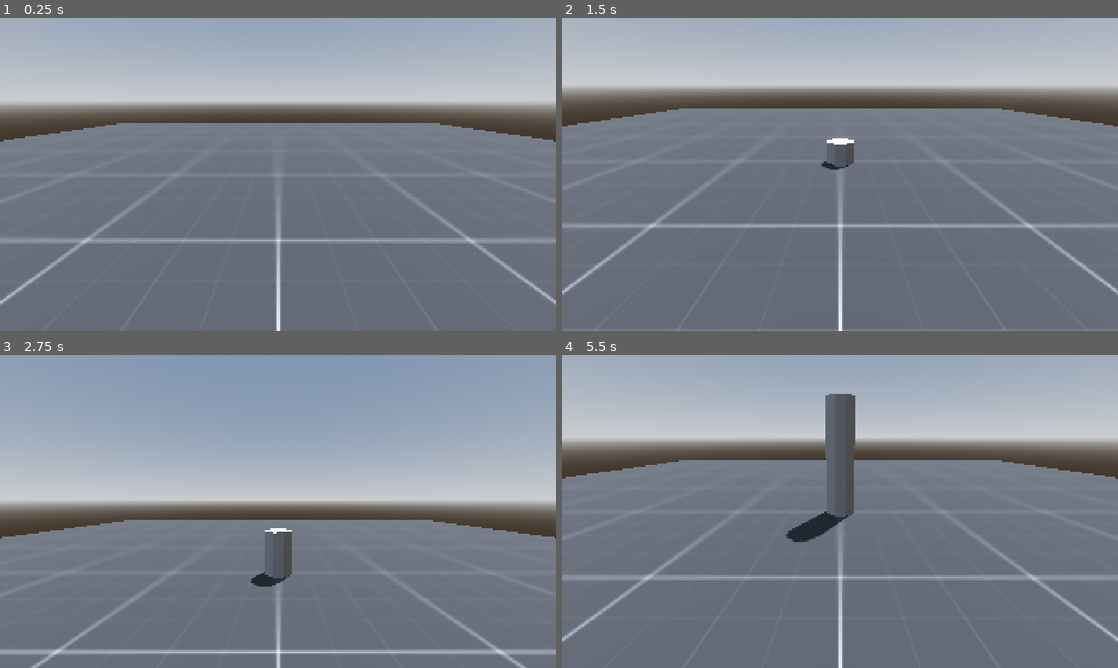
Above: before the commit, frames 1-4 (two rows, left to right).
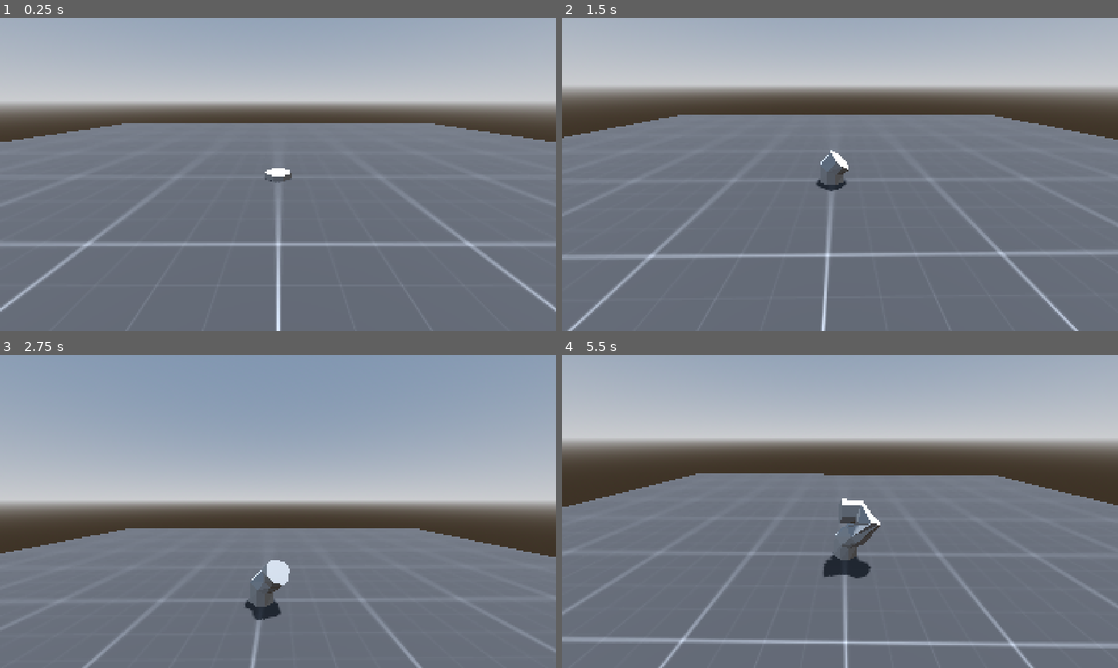
Above: after the commit, the same moments.

Repository: Bartticus/godot-wild-jam-79
Game: Godot game, scene res://Scenes/test_scene.tscn
The game is run twice, just before and just after one commit, with the same random seed, the same clock (stepped at 60 frames per second) and the same inputs.
Inputs (mouse positions are in pixels of both pictures, inside the frame that each line leads up to):
- Up to frame 1 (0.25 s): no input
- Up to frame 2 (1.5 s): tap Enter (ui_accept) at 0.5, 0.77 s; move the mouse to (962, 158) at 0.52 s; hold D (move_right, bound only after the commit) 0.53-1.28 s; move the mouse to (728, 190) at 1.27 s; hold S (move_backward, bound only after the commit) from 1.28 s (still down)
- Up to frame 3 (2.75 s): tap Enter (ui_accept) at 1.52 s; move the mouse to (333, 442) at 2.02 s; release S (move_backward, bound only after the commit) at 2.03 s; hold D (move_right, bound only after the commit) from 2.03 s (still down)
- Up to frame 4 (5.5 s): move the mouse to (812, 574) at 2.77 s; release D (move_right, bound only after the commit) at 2.78 s; hold W (move_forward, bound only after the commit) 2.78-3.53 s; tap Enter (ui_accept) at 3.02, 3.77, 4.52 s; move the mouse to (1006, 558) at 3.52 s; hold A (move_left, bound only after the commit) 3.53-5.03 s; move the mouse to (673, 464) at 4.27 s; move the mouse to (867, 511) at 5.02 s; hold S (move_backward, bound only after the commit) from 5.03 s (still down)

The runs differ from the first frame. In frame 1, 3.3% of the frame differs, in the area x 0-100%, y 33-94%; in frame 2, 7.8%; in frame 3, 7.2%; in frame 4, 13%, in the area x 0-100%, y 12-100%.
Error before the commit: Invalid assignment of property or key 'global_position' with value of type 'Vector3' on a base object of type 'null instance'. (res://Scenes/vine_path.gd:8)

Commit message:
Implemented the initial character controller. * Pressing WASD will influence the direction of the vine growth

Diff:
--- a/Scenes/test_scene.tscn
+++ b/Scenes/test_scene.tscn
@@ -1,8 +1,7 @@
-[gd_scene load_steps=11 format=3 uid="uid://daa66eayx6fl7"]
+[gd_scene load_steps=9 format=3 uid="uid://daa66eayx6fl7"]
 
 [ext_resource type="Texture2D" uid="uid://cuqfj1h0askfm" path="res://Textures/texture_01.png" id="1_r5l72"]
-[ext_resource type="Script" uid="uid://dviq1c6clt7ui" path="res://Scenes/vine_path.gd" id="2_50ct6"]
-[ext_resource type="PackedScene" uid="uid://wmf2eu0uuhrg" path="res://addons/third-person-camera/third_person_camera/ThirdPersonCamera.tscn" id="3_50ct6"]
+[ext_resource type="PackedScene" uid="uid://ckllqa3h6ybt6" path="res://Scenes/vine_path.tscn" id="2_r5l72"]
 
 [sub_resource type="ProceduralSkyMaterial" id="ProceduralSkyMaterial_r5l72"]
 sky_horizon_color = Color(0.662243, 0.671743, 0.686743, 1)
@@ -28,13 +27,6 @@
 material = SubResource("StandardMaterial3D_ak5v8")
 size = Vector3(50, 2, 50)
 
-[sub_resource type="Curve3D" id="Curve3D_r5l72"]
-_data = {
-"points": PackedVector3Array(0, 0, 0, 0, 0, 0, 0, 0, 0),
-"tilts": PackedFloat32Array(0)
-}
-point_count = 1
-
 [node name="TestScene" type="Node3D"]
 
 [node name="WorldEnvironment" type="WorldEnvironment" parent="."]
@@ -55,31 +47,4 @@
 [node name="MeshInstance3D" type="MeshInstance3D" parent="World/StaticBody3D"]
 mesh = SubResource("BoxMesh_x033f")
 
-[node name="VinePath" type="Path3D" parent="."]
-curve = SubResource("Curve3D_r5l72")
-script = ExtResource("2_50ct6")
-
-[node name="CSGPolygon3D" type="CSGPolygon3D" parent="VinePath"]
-use_collision = true
-polygon = PackedVector2Array(-0.613515, 0.200746, -0.207512, 0.606748, 0.171423, 0.606748, 0.622537, 0.209768, 0.63156, -0.17819, 0.189468, -0.620282, -0.189468, -0.620282, -0.622537, -0.196235)
-mode = 2
-path_node = NodePath("..")
-path_interval_type = 0
-path_interval = 1.0
-path_simplify_angle = 0.0
-path_rotation = 2
-path_rotation_accurate = false
-path_local = false
-path_continuous_u = true
-path_u_distance = 1.0
-path_joined = false
-
-[node name="SpawnTimer" type="Timer" parent="VinePath"]
-autostart = true
-
-[node name="CameraMarker" type="Marker3D" parent="VinePath"]
-
-[node name="ThirdPersonCamera" parent="VinePath/CameraMarker" instance=ExtResource("3_50ct6")]
-follow_target = 2
-
-[connection signal="timeout" from="VinePath/SpawnTimer" to="VinePath" method="_on_spawn_timer_timeout"]
+[node name="VinePath" parent="." instance=ExtResource("2_r5l72")]
--- a/Scenes/vine_path.gd
+++ b/Scenes/vine_path.gd
@@ -1,8 +1,40 @@
 extends Path3D
 
+@onready var vine_controller := $VineController as CharacterBody3D
 
-func _on_spawn_timer_timeout() -> void:
-	var new_point = curve.get_baked_points().get(curve.get_baked_points().size() - 1) + Vector3.UP
+var influence_dictionary = {'move_forward': 0.0, 'move_backward': 0.0, 'move_left': 0.0, 'move_right': 0.0} as Dictionary
+
+func _physics_process(delta: float) -> void:
+	handle_inputs(delta)
+	add_next_point(delta)
+
+func handle_inputs(delta):
+	for input in influence_dictionary.keys():
+		iterate_directional_influence(input, delta)
+
+func add_next_point(delta):
+	var x_axis = calculate_x_axis(delta)
+	var z_axis = calculate_z_axis(delta)
+	var y_axis = calculate_y_axis(x_axis, z_axis, delta)
+	var new_point = curve.get_baked_points()[-1] + Vector3(x_axis, y_axis, z_axis)
 	curve.add_point(new_point)
+	vine_controller.global_position = new_point
 
-	$Marker3D.global_position = new_point
+func iterate_directional_influence(input, delta):
+	var current_influence = influence_dictionary[input]
+	var delta_multiplier = 1
+	if Input.is_action_pressed(input):
+		var new_influence_amount = (current_influence + (delta * delta_multiplier))
+		influence_dictionary.set(input, [new_influence_amount, 1].min())
+	else:
+		var new_influence_amount = (current_influence - (delta * delta_multiplier))
+		influence_dictionary.set(input, [new_influence_amount, 0].max())
+
+func calculate_x_axis(delta):
+	return (influence_dictionary['move_right'] - influence_dictionary['move_left']) * delta
+
+func calculate_z_axis(delta):
+	return (influence_dictionary['move_backward'] - influence_dictionary['move_forward']) * delta
+
+func calculate_y_axis(x_axis, z_axis, delta):
+	return delta - [abs(x_axis), abs(z_axis)].max()
--- /dev/null
+++ b/Scenes/vine_path.tscn
@@ -0,0 +1,46 @@
+[gd_scene load_steps=5 format=3 uid="uid://ckllqa3h6ybt6"]
+
+[ext_resource type="Script" uid="uid://dviq1c6clt7ui" path="res://Scenes/vine_path.gd" id="1_i67k4"]
+[ext_resource type="PackedScene" uid="uid://wmf2eu0uuhrg" path="res://addons/third-person-camera/third_person_camera/ThirdPersonCamera.tscn" id="2_ihkm3"]
+
+[sub_resource type="Curve3D" id="Curve3D_r5l72"]
+_data = {
+"points": PackedVector3Array(0, 0, 0, 0, 0, 0, 0, 0, 0),
+"tilts": PackedFloat32Array(0)
+}
+point_count = 1
+
+[sub_resource type="SphereShape3D" id="SphereShape3D_i67k4"]
+
+[node name="VinePath" type="Path3D"]
+curve = SubResource("Curve3D_r5l72")
+script = ExtResource("1_i67k4")
+
+[node name="CSGPolygon3D" type="CSGPolygon3D" parent="."]
+use_collision = true
+polygon = PackedVector2Array(-0.613515, 0.200746, -0.207512, 0.606748, 0.171423, 0.606748, 0.622537, 0.209768, 0.63156, -0.17819, 0.189468, -0.620282, -0.189468, -0.620282, -0.622537, -0.196235)
+mode = 2
+path_node = NodePath("..")
+path_interval_type = 0
+path_interval = 1.0
+path_simplify_angle = 0.0
+path_rotation = 2
+path_rotation_accurate = false
+path_local = false
+path_continuous_u = true
+path_u_distance = 1.0
+path_joined = false
+
+[node name="SpawnTimer" type="Timer" parent="."]
+autostart = true
+
+[node name="VineController" type="CharacterBody3D" parent="."]
+
+[node name="CollisionShape3D" type="CollisionShape3D" parent="VineController"]
+shape = SubResource("SphereShape3D_i67k4")
+debug_color = Color(0, 0.6, 0.701961, 1)
+
+[node name="ThirdPersonCamera" parent="VineController" instance=ExtResource("2_ihkm3")]
+follow_target = 2
+
+[connection signal="timeout" from="SpawnTimer" to="." method="_on_spawn_timer_timeout"]
--- a/project.godot
+++ b/project.godot
@@ -27,6 +27,29 @@
 
 enabled=PackedStringArray("res://addons/third-person-camera/plugin.cfg")
 
+[input]
+
+move_forward={
+"deadzone": 0.2,
+"events": [Object(InputEventKey,"resource_local_to_scene":false,"resource_name":"","device":0,"window_id":0,"alt_pressed":false,"shift_pressed":false,"ctrl_pressed":false,"meta_pressed":false,"pressed":false,"keycode":0,"physical_keycode":87,"key_label":0,"unicode":0,"location":0,"echo":false,"script":null)
+]
+}
+move_backward={
+"deadzone": 0.2,
+"events": [Object(InputEventKey,"resource_local_to_scene":false,"resource_name":"","device":-1,"window_id":0,"alt_pressed":false,"shift_pressed":false,"ctrl_pressed":false,"meta_pressed":false,"pressed":false,"keycode":0,"physical_keycode":83,"key_label":0,"unicode":115,"location":0,"echo":false,"script":null)
+]
+}
+move_left={
+"deadzone": 0.2,
+"events": [Object(InputEventKey,"resource_local_to_scene":false,"resource_name":"","device":0,"window_id":0,"alt_pressed":false,"shift_pressed":false,"ctrl_pressed":false,"meta_pressed":false,"pressed":false,"keycode":0,"physical_keycode":65,"key_label":0,"unicode":0,"location":0,"echo":false,"script":null)
+]
+}
+move_right={
+"deadzone": 0.2,
+"events": [Object(InputEventKey,"resource_local_to_scene":false,"resource_name":"","device":-1,"window_id":0,"alt_pressed":false,"shift_pressed":false,"ctrl_pressed":false,"meta_pressed":false,"pressed":false,"keycode":0,"physical_keycode":68,"key_label":0,"unicode":100,"location":0,"echo":false,"script":null)
+]
+}
+
 [rendering]
 
 renderer/rendering_method="gl_compatibility"
